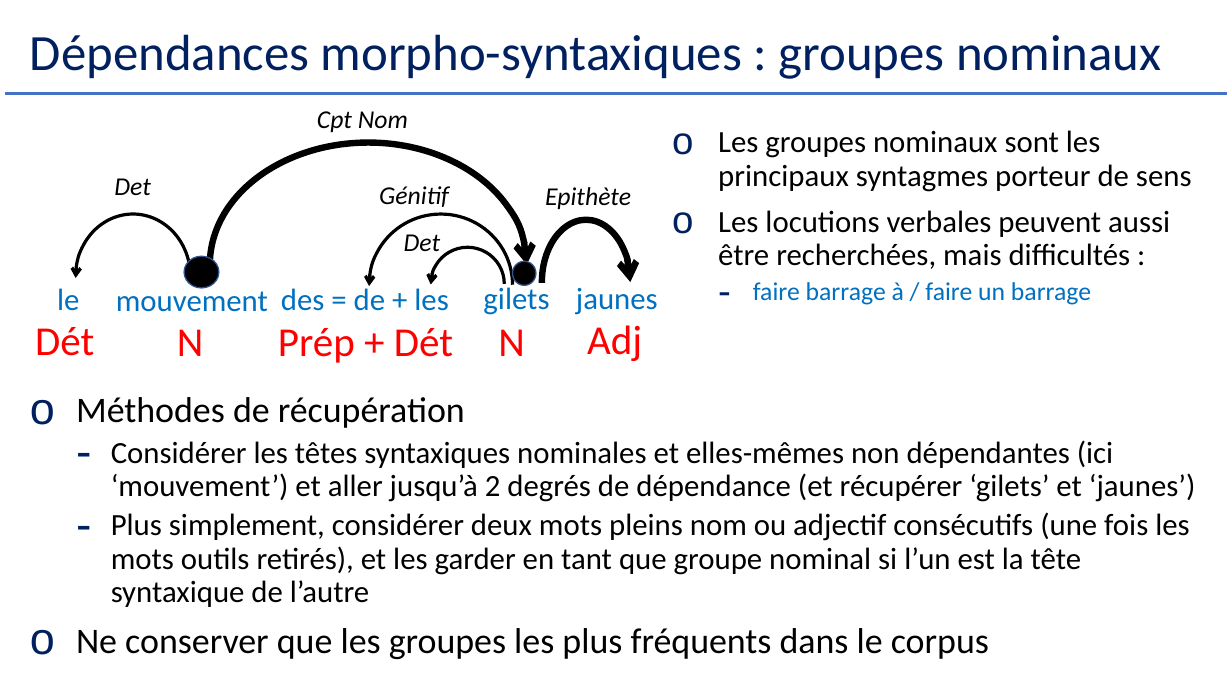
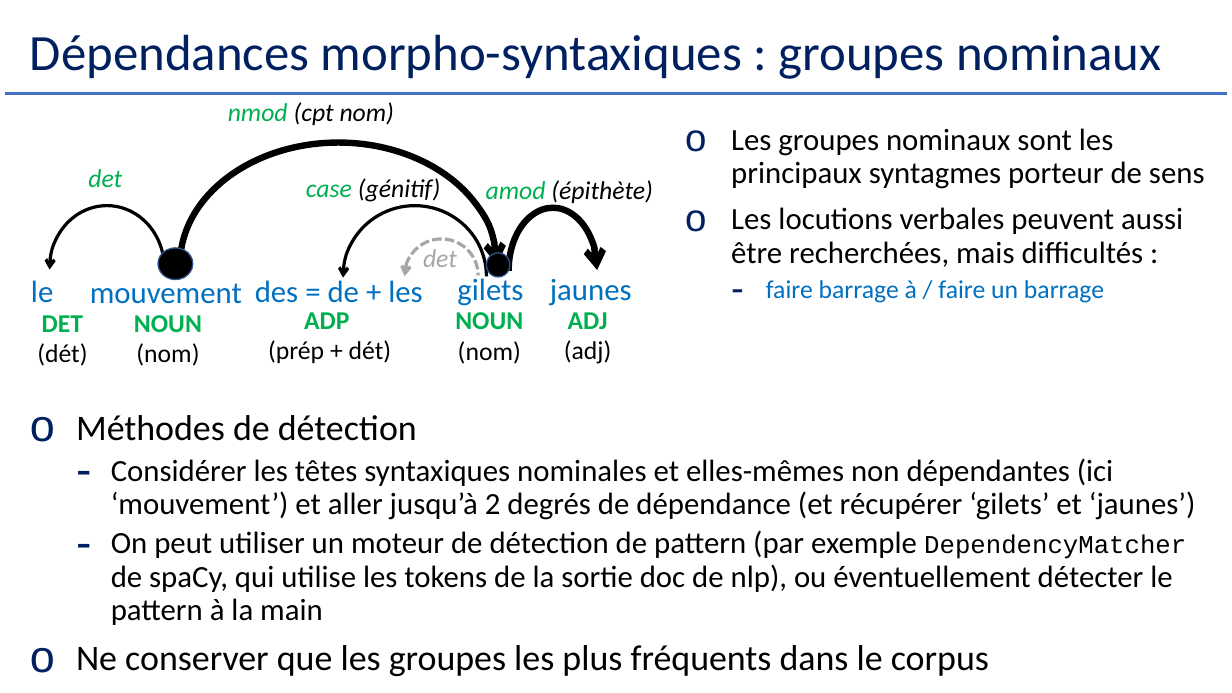
Before and after one commit to Herve-Guerin/cours-NLP-Gustave-Eiffel, a slide deck: slide 4 of Slides/NLP et Analyse Textuelle V2 - 2.pptx. Drawn at 1232x693 pixels with LibreOffice and Linux fonts; fonts in the diff are those of the drawing. Boxes give left, top, right and bottom in pixels: in the first picture for what was removed or moved away, otherwise in the second. Text is boxed around its words. In the diff, an @@ line names an element or a change of style, - is before the commit and + after.

```diff
--- a/Slides/NLP et Analyse Textuelle V2 - 2.pptx
+++ b/Slides/NLP et Analyse Textuelle V2 - 2.pptx
@@ text at (228,102,394,125): text changed @@
-Cpt Nom
+nmod (cpt nom)
@@ text "Les groupes nominaux sont les ...": place and size @@
-text "Les groupes nominaux sont les ..." at (718,130,1192,305)
+text "Les groupes nominaux sont les ..." at (731,128,1205,303)
@@ arc (boxed as its full ellipse): place and size @@
-arc (boxed as its full ellipse) at (210,142,527,386)
+arc (boxed as its full ellipse) at (180,142,497,386)
@@ text at (88,169,122,187): text changed; text colour #000000 to #00B050 @@
-Det
+det
@@ text at (306,178,441,202): text changed @@
-Génitif
+case (génitif)
@@ text at (486,180,653,205): text changed @@
-Epithète
+amod (épithète)
@@ arc (boxed as its full ellipse): place and size @@
-arc (boxed as its full ellipse) at (542,220,630,345)
+arc (boxed as its full ellipse) at (509,208,598,333)
@@ 5 texts, 3 arc (boxed as its full ellipse)s, 2 ellipses: place and size @@
-5 texts, 3 arc (boxed as its full ellipse)s, 2 ellipses at (57,214,658,356)
+5 texts, 3 arc (boxed as its full ellipse)s, 2 ellipses at (31,206,632,348)
@@ arc (boxed as its full ellipse) at (405,239,479,312): outline #000000 2.5 pt to #A6A6A6 2.5 pt dashed @@
@@ text at (423,249,457,267): text changed; text colour #000000 to #A6A6A6 @@
-Det
+det
@@ text at (37,315,87,366): text changed; size 32 to 20 pt; text colour #FF0000 to #000000 @@
-Dét
+DET
+(dét)
@@ text at (134,315,202,366): text changed; size 32 to 20 pt; text colour #FF0000 to #000000 @@
-N
+NOUN
+(nom)
@@ text at (268,312,392,363): text changed; size 32 to 20 pt; text colour #FF0000 to #000000 @@
-Prép + Dét
+ADP
+(prép + dét)
@@ text at (455,312,523,364): text changed; size 32 to 20 pt; text colour #FF0000 to #000000 @@
-N
+NOUN
+(nom)
@@ text at (564,312,611,364): text changed; size 32 to 20 pt; text colour #FF0000 to #000000 @@
-Adj
+ADJ
+(adj)
@@ text "Méthodes de détection": place and size @@
-text "Méthodes de détection" at (76,397,1196,659)
+text "Méthodes de détection" at (76,415,1196,676)
@@ text at (76,415,417,441): text changed @@
-o Méthodes de récupération
+o Méthodes de détection
@@ text at (111,530,1186,625): text changed @@
-  – Plus simplement, considérer deux mots pleins nom ou adjectif consécutifs (une fois les mots outils retirés), et les garder en tant que groupe nominal si l’un est la tête syntaxique de l’autre
+  – On peut utiliser un moteur de détection de pattern (par exemple DependencyMatcher de spaCy, qui utilise les tokens de la sortie doc de nlp), ou éventuellement détecter le pattern à la main
```
Also in this commit, not shown: 15 other slides changed, 1 slide added, 51 slides removed, 2 other files.
